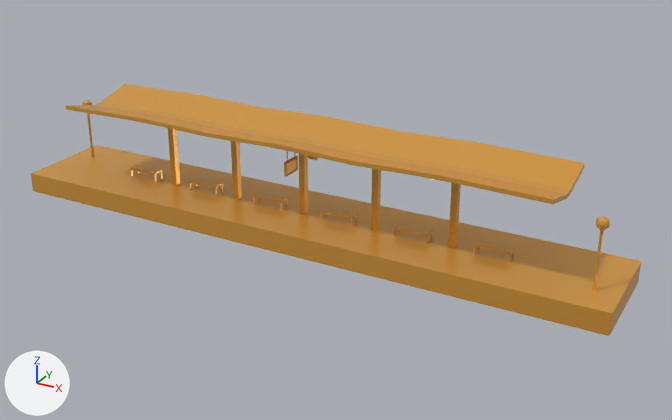
Before and after pictures for a commit that changed the glTF model public/models/train-station-platform.glb.
Camera for both pictures: a 50 mm camera at (20.7, -34.5, 18.7) aimed at (1.6, 0.3, 1.4). Every picture has the same lights, and +X, +Y and +Z are marked at lower left. Where no turn or scale is listed for an object, it has been applied to the vertices.

The first picture shows 'train-station-platform'.
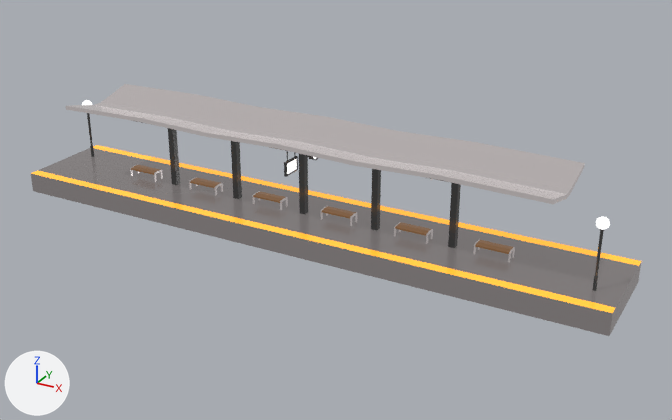
Edits to the bpy script that builds the scene:
```text
Add img_base:
    img_base = load_image('base', '_unpacked/base', 1024, 1024, 'sRGB')
Add mat_lowpoly_colors_001:
    mat_lowpoly_colors_001 = bpy.data.materials.new('LOWPOLY-COLORS.001')
    # uses the picture img_base
Change me_train_station_platform:
    where me_train_station_platform.from_pydata(...)  # 674 vertices, 1150 faces; spans x -15.0..15.0, y -2.5..2.5, z 0.0..5.1
    remove me_train_station_platform.materials.append(mat_lowpoly_colors)  # orange #e7a747
    add me_train_station_platform.materials.append(mat_lowpoly_colors_001)
```

Pixel boxes [x1, y1, x2, y2] of what changed, in the pictures (672 x 420 px):
'train-station-platform', recoloured (orange to grey): [31, 84, 641, 336] in both
